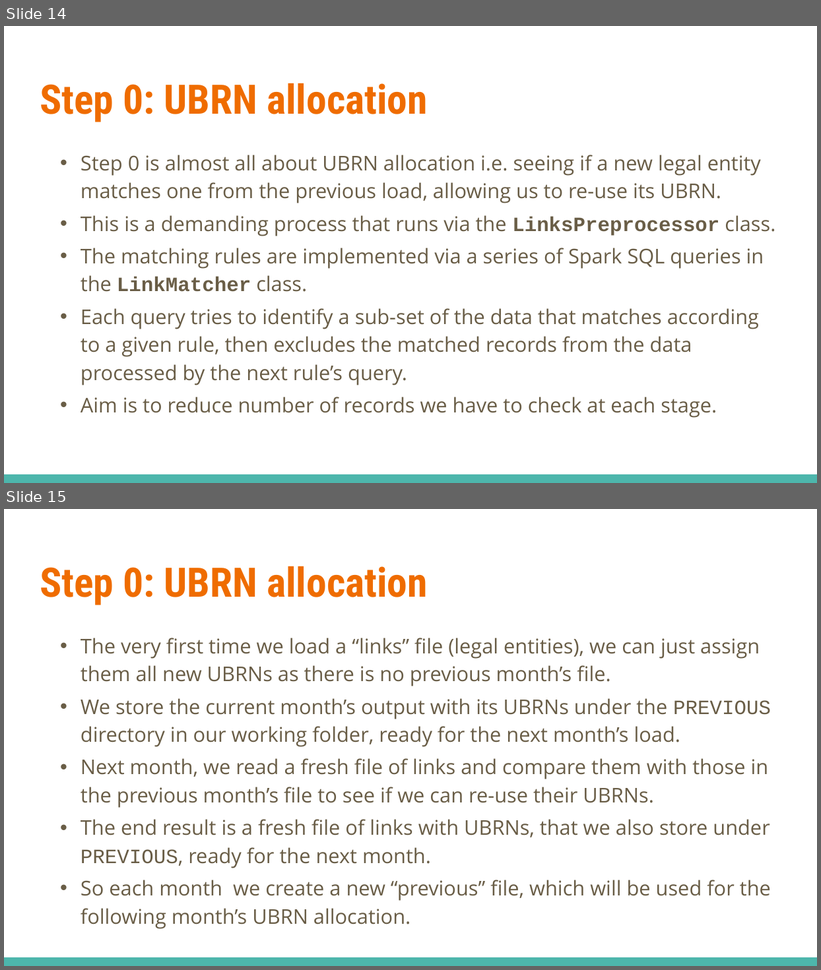
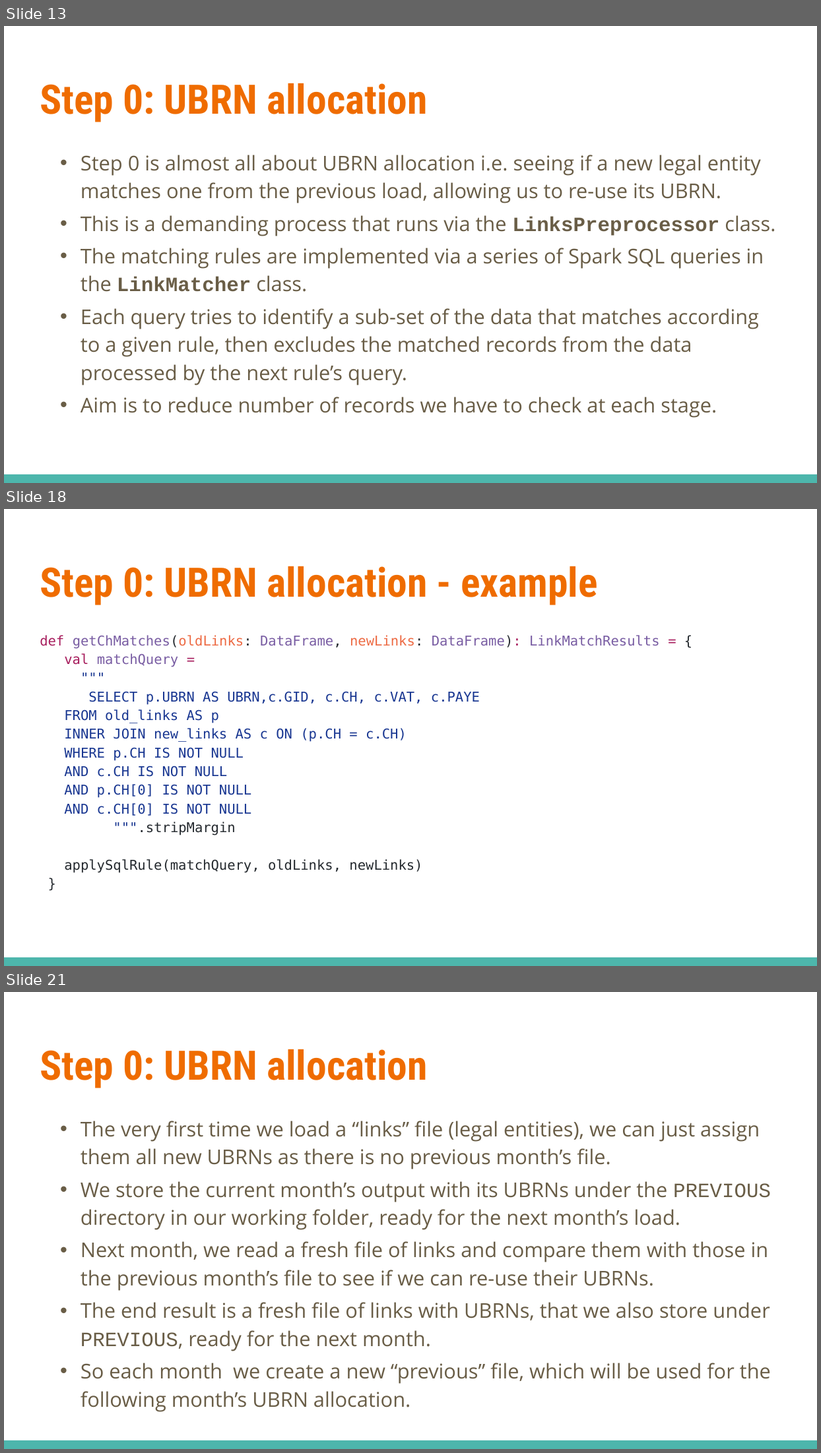
Before and after one commit to ONSdigital/business-index-dataload, a slide deck: docs/Business Indexes Data Ingestion.pptx. Shown one above the other, each under a label of ours: slides 14 and 15 before the commit, slides 13, 18 and 21 after it; the slides between them are not shown. The pictures are 821x970 and 821x1453 pixels, drawn with LibreOffice and Linux fonts; fonts in the diff are those of the drawing. Boxes give left, top, right and bottom in pixels: in the first picture for what was removed or moved away, otherwise in the second. Text is boxed around its words. In the diff, an @@ line names an element or a change of style, - is before the commit and + after.

```diff
--- a/docs/Business Indexes Data Ingestion.pptx
+++ b/docs/Business Indexes Data Ingestion.pptx
@@ slide 18 added at box(4, 509, 817, 966), background #FFFFFF; not listed: 1 template element that a slide beside it also shows @@
@@ title added at box(40, 566, 598, 605), 36 pt, text #EF6C00, bold @@
+Step 0: UBRN allocation - example
@@ text added at box(40, 635, 660, 873), 12 pt, text #183691 @@
+def getChMatches(oldLinks: DataFrame, newLinks: DataFrame): LinkMatchResults = {
+val matchQuery =
+"""
+SELECT p.UBRN AS UBRN,c.GID, c.CH, c.VAT, c.PAYE
+FROM old_links AS p
+INNER JOIN new_links AS c ON (p.CH = c.CH)
+WHERE p.CH IS NOT NULL
+AND c.CH IS NOT NULL
+AND p.CH[0] IS NOT NULL
+AND c.CH[0] IS NOT NULL
+""".stripMargin
+applySqlRule(matchQuery, oldLinks, newLinks)
+}
@@ what was slide 14 is now slide 13 @@
@@ what was slide 15 is now slide 21 @@
```
Also in this commit, not shown: 1 slide changed, 5 other slides added, 1 other file.
